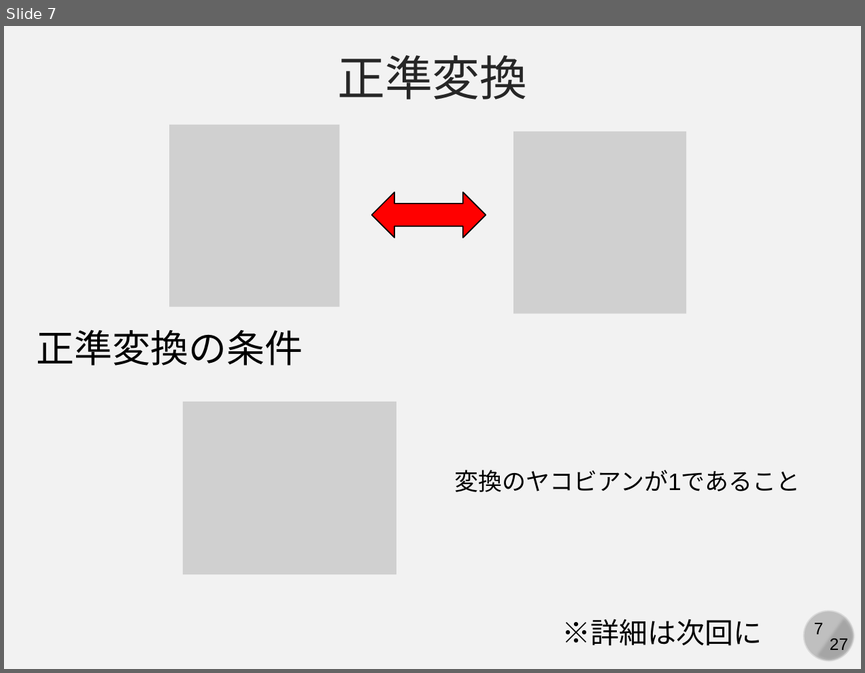
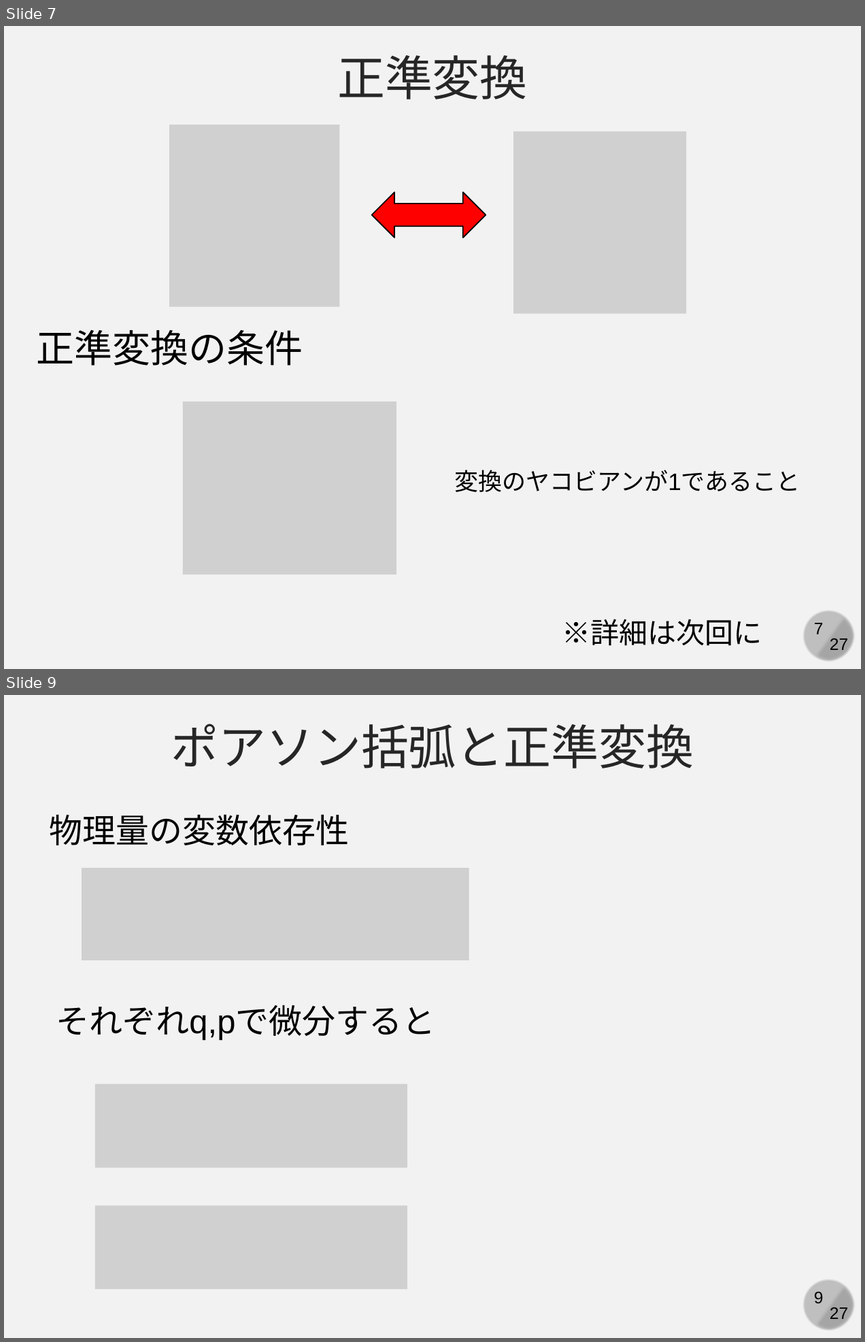
Before and after one commit to kaityo256/classical_mechanics, a slide deck: poisson/fig/slide.pptx. Shown one above the other, each under a label of ours: slide 7 before the commit, slides 7 and 9 after it; the slides between them are not shown. The pictures are 865x673 and 865x1342 pixels, drawn with LibreOffice and Linux fonts; fonts in the diff are those of the drawing; grey boxes stand for pictures. Boxes give left, top, right and bottom in pixels: in the first picture for what was removed or moved away, otherwise in the second. Text is boxed around its words. In the diff, an @@ line names an element or a change of style, - is before the commit and + after.

```diff
--- a/poisson/fig/slide.pptx
+++ b/poisson/fig/slide.pptx
@@ slide 9 added at bbox=[4, 695, 861, 1338], background #F2F2F2; not listed: 4 template elements that a slide beside it also shows @@
@@ text added at bbox=[171, 724, 694, 768], 40 pt, text #262626 @@
+ポアソン括弧と正準変換
@@ text added at bbox=[50, 814, 349, 845], 28 pt, text #000000 @@
+物理量の変数依存性
@@ picture added at bbox=[82, 868, 469, 961] @@
@@ text added at bbox=[56, 1004, 435, 1040], 28 pt, text #000000 @@
+それぞれq,pで微分すると
@@ picture added at bbox=[95, 1084, 407, 1168] @@
@@ picture added at bbox=[95, 1205, 407, 1289] @@
```
Also in this commit, not shown: 2 slides changed, 3 other slides added.
